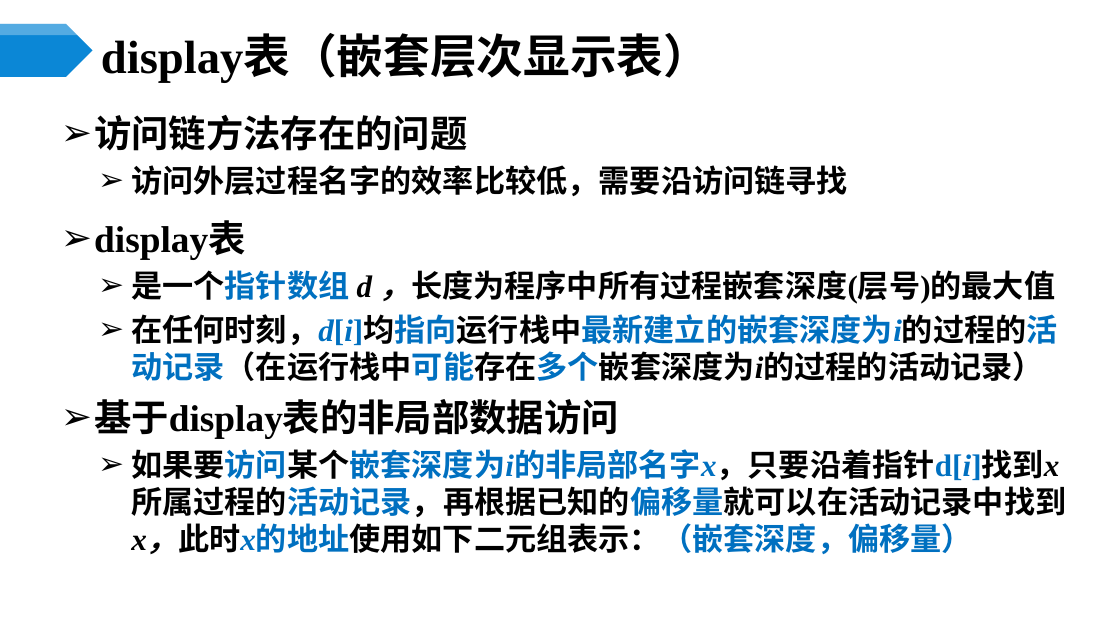
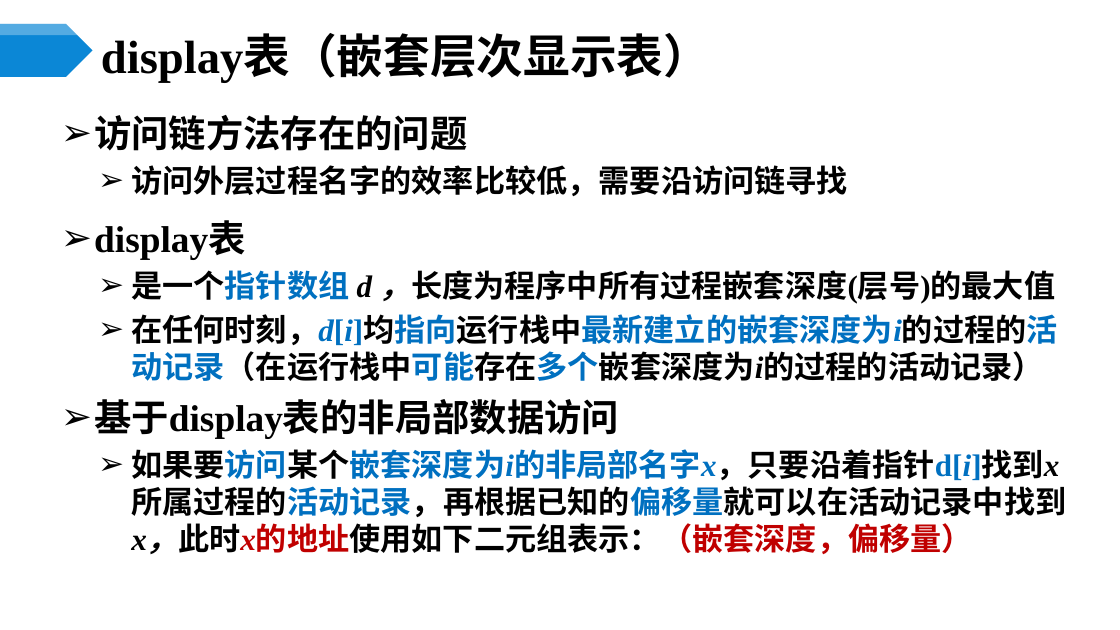
Before and after one commit to ponder-j/HIT-Compilers-Notes, a slide deck: slide 52 of ppts/第7章 运行存储分配.pptx (slide 51 before the commit). Drawn at 1120x630 pixels with LibreOffice and Linux fonts; fonts in the diff are those of the drawing. Boxes give left, top, right and bottom in pixels: in the first picture for what was removed or moved away, otherwise in the second. Text is boxed around its words. In the diff, an @@ line names an element or a change of style, - is before the commit and + after.

```diff
--- a/ppts/第7章 运行存储分配.pptx
+++ b/ppts/第7章 运行存储分配.pptx
@@ text at (131, 449, 1066, 554): text colour #0070C0 to #C00000 in "如果要访问某个嵌套深度为i的非局部名字x，只要沿着指针d[i]找到x所属过程的活动记录，再根据已知的偏移量就可以在活动记 ..." @@
```
Also in this commit, not shown: 10 other slides changed, 2 slides added, 4 slides removed, 5 other files.
